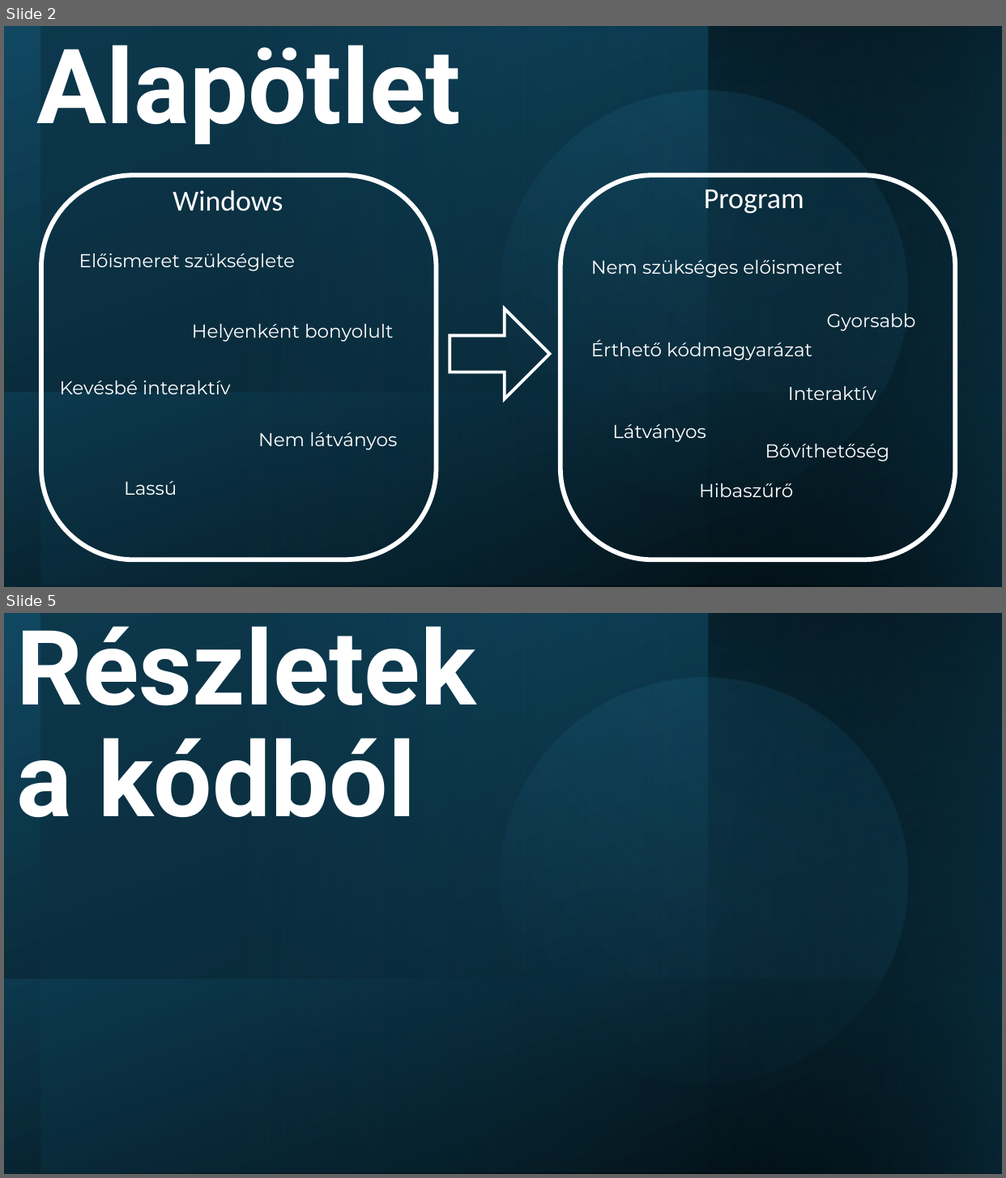
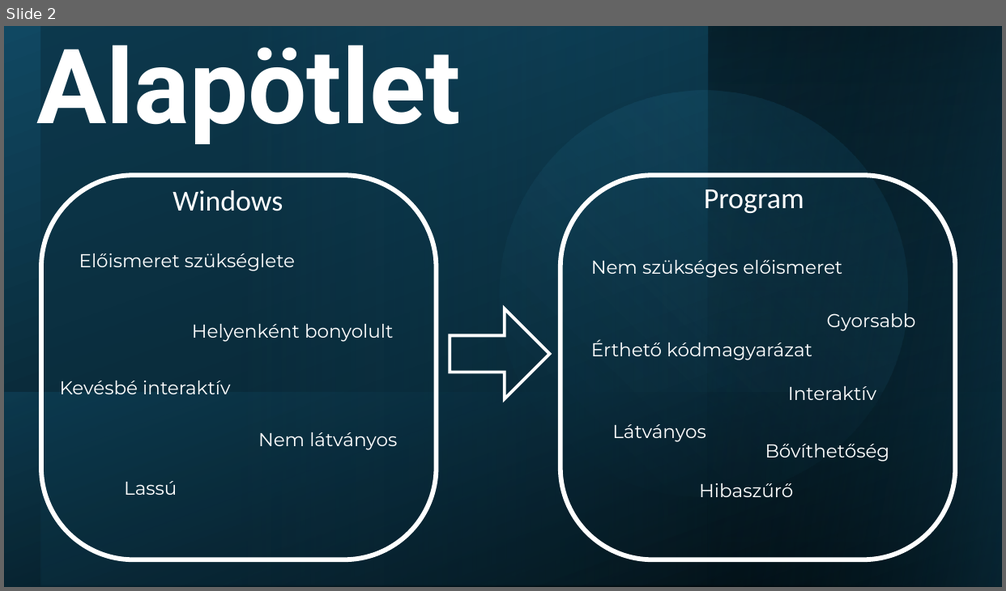
Before and after one commit to marcellfabian2/Console_App, a slide deck: Fájlkezelés.pptx. Shown one above the other, each under a label of ours: slides 2 and 5 before the commit, slide 2 after it; the slides between them are not shown. The pictures are 1006x1178 and 1006x591 pixels, drawn with LibreOffice and Linux fonts; fonts in the diff are those of the drawing. Boxes give left, top, right and bottom in pixels: in the first picture for what was removed or moved away, otherwise in the second. Text is boxed around its words. In the diff, an @@ line names an element or a change of style, - is before the commit and + after.

```diff
--- a/Fájlkezelés.pptx
+++ b/Fájlkezelés.pptx
@@ slide 5 removed at <box>4,613,1002,1174</box>, background #FFFFFF @@
@@ rectangle removed at <box>4,613,1002,1174</box> @@
@@ title removed at <box>17,626,476,818</box> @@
-Részletek a kódból
@@ rectangle removed at <box>41,613,1002,1173</box> @@
@@ ellipse removed at <box>453,631,955,1131</box> @@
@@ rectangle removed at <box>708,613,1002,1174</box> @@
@@ rectangle removed at <box>709,613,1002,1174</box> @@
@@ rectangle removed at <box>5,980,1002,1174</box> @@
```
Also in this commit, not shown: 2 slides changed, 4 slides added.
